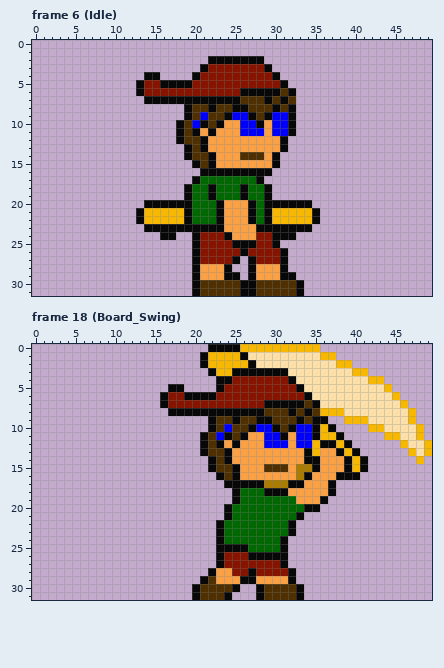
Pixel-art file: Assets/Sprites/Skater/Smaller/skater_inked_full_set_on_foot.aseprite. That is the earlier state.
50x32 pixels, 20 frames. Shown: frame 6 (Idle), frame 18 (Board_Swing). The commit also changed other frames, which this record leaves out.
The result:
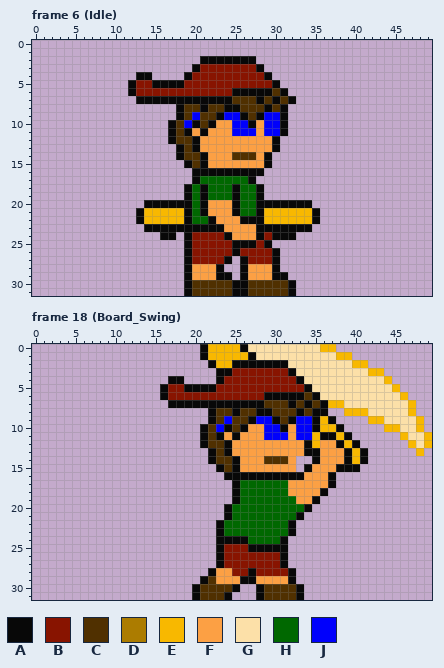
Palette (. is transparent): A #080808  B #881400  C #503000  D #ac7c00  E #f8b800  F #fca044  G #fce0a8  H #006800  J #0000fc
Difference:
Changed rows in their new state; - is an unchanged pixel.
Frame 6 (Idle):
first column x 12:
 2 ---------A------.-----
 3 --------AB------A.----
 4 -A-.---AB--------A.---
 5 AB-A---B----------A.--
 6 AB-----------A----CA.-
 7 -A-----------C--ACACA-
 8 ------AC-AC-A-C--ACA.-
 9 ------ACJC-AJ-ACAJ-A.-
10 -----ACJACAF-J-AFJ-A.-
11 -----ACAFAF--J--FJ-A.-
12 -----AC-AF--------A.--
13 ------ACAF--------A.--
14 ------AC-AF--C--FA.---
15 -------ACAF------A.---
16 --------A--------.----
17 ---------------A.-----
18 ---------AH--AH-A.----
19 ---------AH--AH-A.----
20 ---------AFF-AHHA-----
21 ---------AFF-AHHAE----
22 ----------AF--A-AE----
24 -------AB-------A-----
25 -------AB--------A.---
26 -------AB----AB---A.--
27 -------AB---A.AB--A.--
28 -------AF--A.-AF--A.--
29 -------AF--A-.AF--A-.-
30 -------AC----A-C----A.
31 -------AC----A-C----A.
Frame 18 (Board_Swing):
first column x 16:
 0 -----AEEEEAGGGGGGGGGEE------------
 1 ----------EA--------GGEE----------
 2 -----.A--AA-AAAA------GGEE--------
 3 ------.AABBBBBBBA-------GGEE------
 4 -AA-----B-------BA--------GGE-----
 5 ABBAAAAB---------BA---------GE----
 6 ---BBBB------AAAAACA---------GE---
 7 .AAAAAAAAAAAACCC-CACAEE-------GE--
 8 -.....-CC-CC-A--CACAA..EEE--------
 9 --------JC-AJJA-AJJ-EA-...EE---GE-
10 -----ACJA-AFF-JAF----EA---..EE----
11 -------AFAF----J---EAAEA----..E-GE
12 -------CAF---FFF-FA-FFAEA-----.E--
13 -----.A------------A--FAEA-----.E.
14 --------CA---CCC-..-------------.-
15 ------.A-----FFF-.AF--A-A.--------
16 -------.A-AAAAAAAAF--A...---------
17 --------.-HHHHHHFF----------------
18 -------------HHH----A.------------
19 -------------------A.-------------
20 -------------------.--------------
first column x 24:
24 AAA----
25 BBBAAAA
26 ---BBBB
Changed places in both pictures, as pixel boxes (x1, y1, x2, y2):
changed: (128, 56, 304, 296)
changed: (160, 344, 432, 512)
changed: (224, 536, 280, 560)
